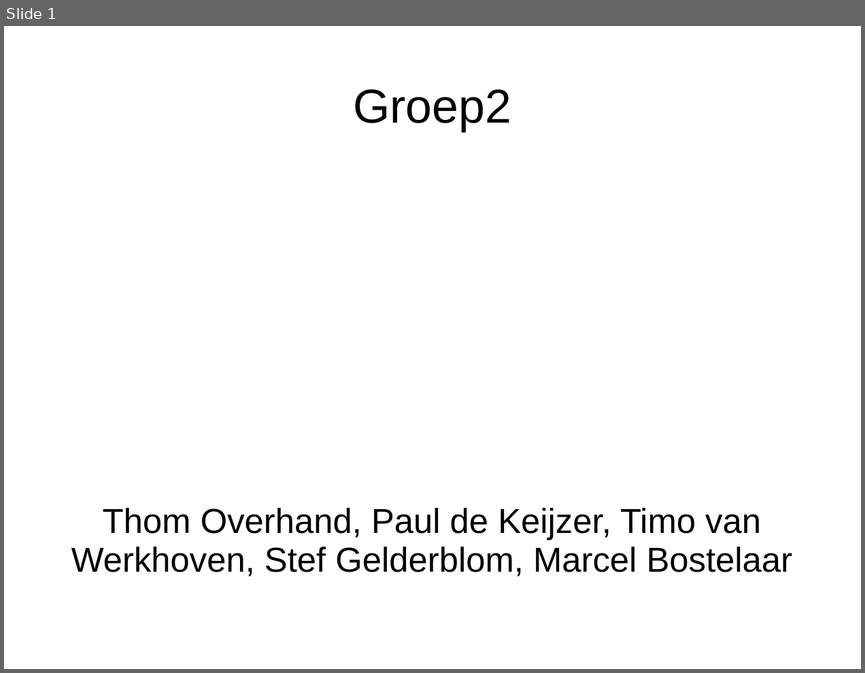
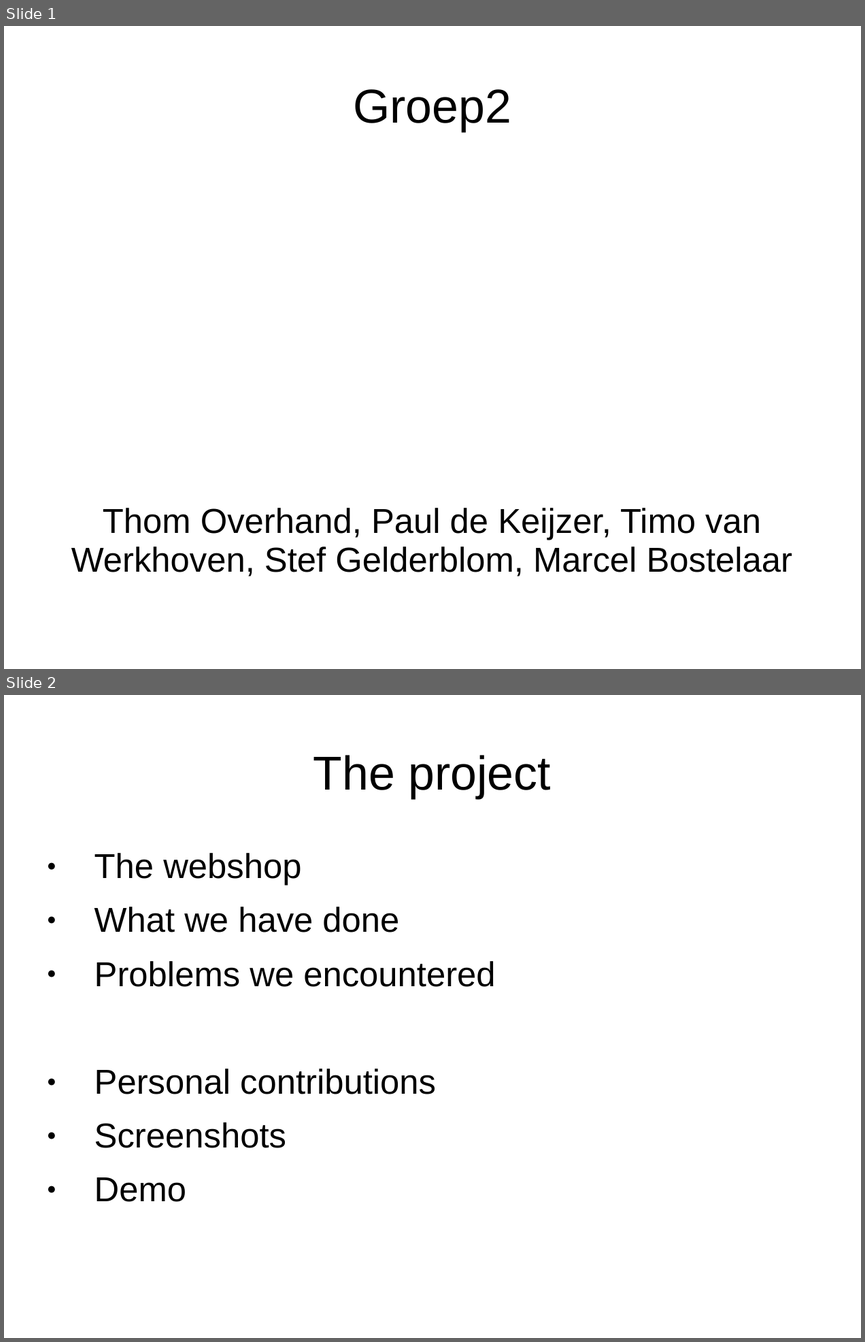
Before and after one commit to Pbdekeijzer/Project5-6, a slide deck: Presentatie/Presentatie.ppt. Shown one above the other, each under a label of ours: slide 1 before the commit, slides 1 and 2 after it. The pictures are 865x673 and 865x1342 pixels, drawn with LibreOffice and Linux fonts; fonts in the diff are those of the drawing; background and template pictures are left out. Boxes give left, top, right and bottom in pixels: in the first picture for what was removed or moved away, otherwise in the second. Text is boxed around its words. In the diff, an @@ line names an element or a change of style, - is before the commit and + after.

Commit message:
inleiding

```diff
--- a/Presentatie/Presentatie.ppt
+++ b/Presentatie/Presentatie.ppt
@@ slide 2 added at bbox=[4, 695, 861, 1338], background picture (left out) @@
@@ title added at bbox=[313, 755, 551, 798], 44 pt, text #000000 @@
+The project
@@ text added at bbox=[94, 853, 495, 1202], 32 pt, text #000000 @@
+● The webshop
+● What we have done
+● Problems we encountered
+● Personal contributions
+● Screenshots
+● Demo
```
